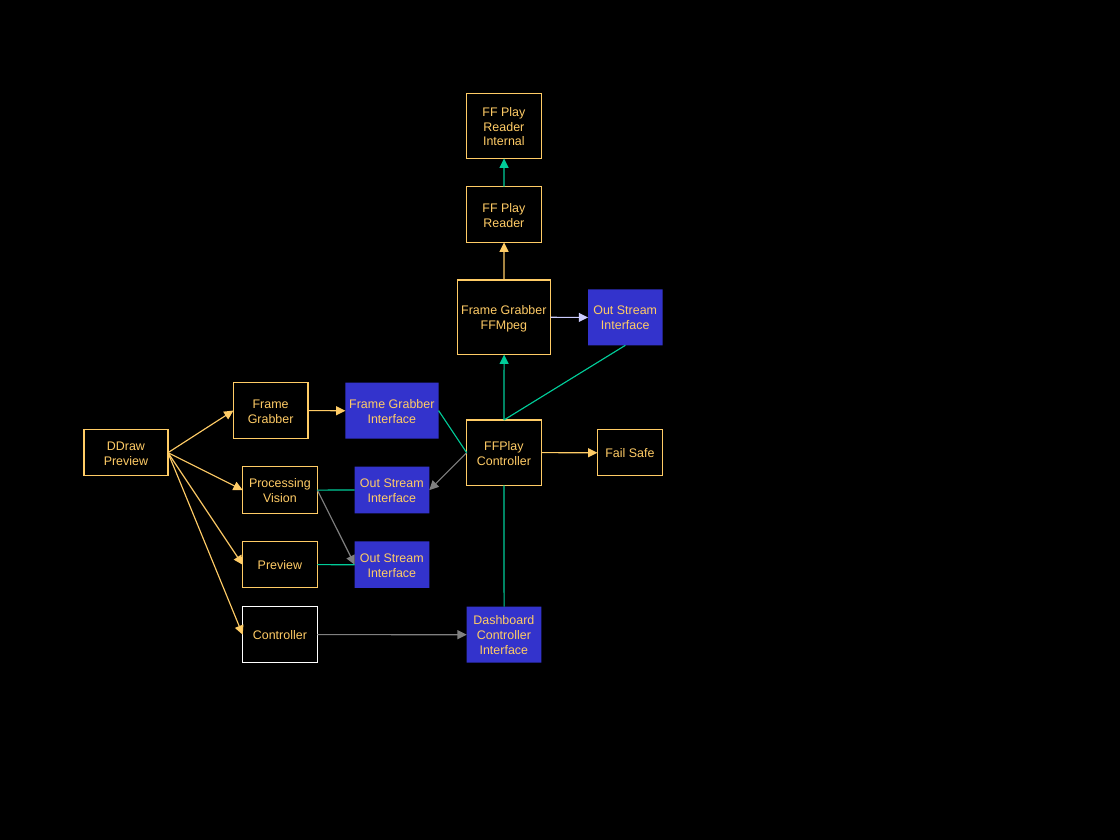
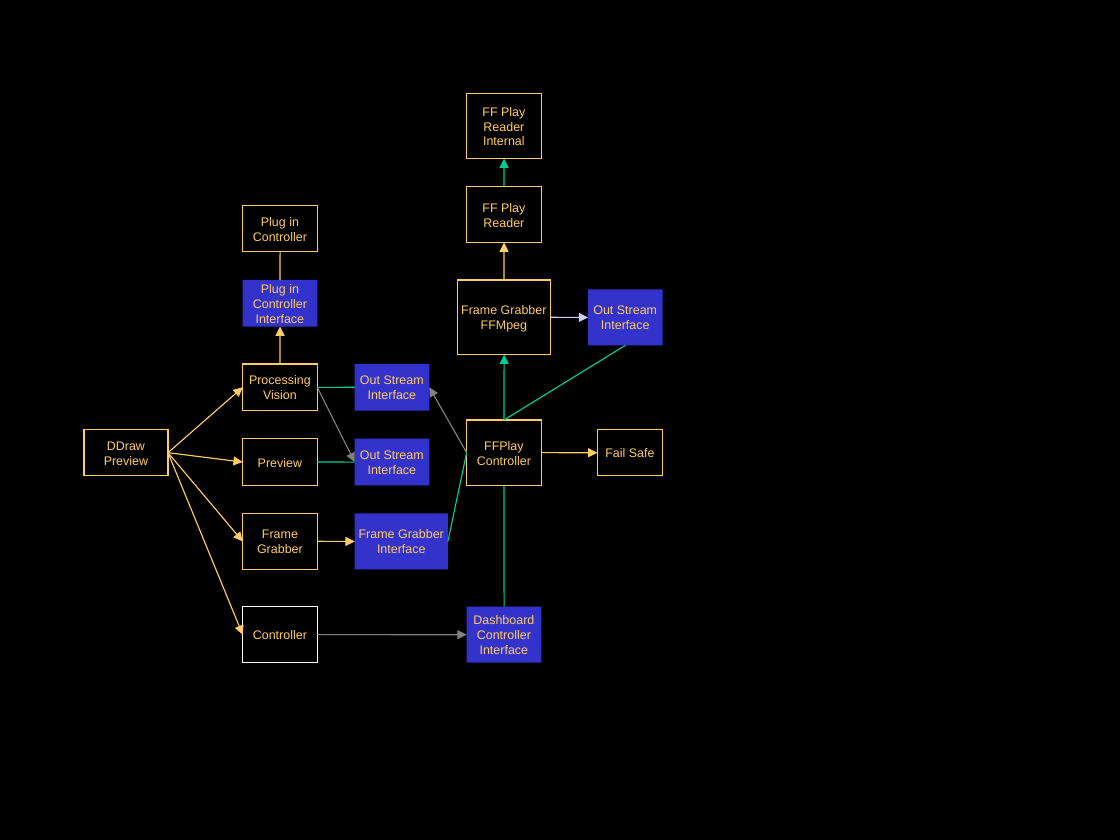
Before and after one commit to mehome/Legacy3481, a slide deck: slide 1 of NewTek_Dashboard/Dashboard.ppt. Drawn at 1120x840 pixels with LibreOffice and Linux fonts; fonts in the diff are those of the drawing. Boxes give left, top, right and bottom in pixels: in the first picture for what was removed or moved away, otherwise in the second. Text is boxed around its words. In the diff, an @@ line names an element or a change of style, - is before the commit and + after.

Commit message:
Added the plugin controller interface

```diff
--- a/NewTek_Dashboard/Dashboard.ppt
+++ b/NewTek_Dashboard/Dashboard.ppt
@@ rectangle added at <box>243,205,318,252</box>, outline #FFCC66 0.74 pt, 8 pt, text #FFCC66 @@
+Plug in
+Controller
@@ line added from (280, 280) to (280, 252), #FFCC66 0.74 pt @@
@@ rectangle added at <box>243,280,318,327</box>, fill #3333CC, 8 pt, text #FFCC66 @@
+Plug in
+Controller
+Interface
@@ arrow added from (280, 364) to (280, 327), #FFCC66 0.74 pt @@
@@ arrow moved from (168, 452) - (243, 491) to (168, 452) - (243, 388) @@
@@ 2 rectangles, 1 arrow, 1 line: place and size @@
-2 rectangles, 1 arrow, 1 line at <box>243,489,430,588</box>
+2 rectangles, 1 arrow, 1 line at <box>243,388,430,486</box>
@@ arrow moved from (467, 452) - (429, 491) to (467, 452) - (429, 388) @@
@@ arrow moved from (168, 452) - (233, 411) to (168, 452) - (243, 541) @@
@@ arrow moved from (168, 452) - (243, 564) to (168, 452) - (243, 463) @@
@@ 2 rectangles, 1 line: place and size @@
-2 rectangles, 1 line at <box>243,467,430,564</box>
+2 rectangles, 1 line at <box>243,364,430,463</box>
@@ line moved from (467, 452) - (439, 411) to (467, 452) - (448, 541) @@
@@ 2 rectangles, 1 arrow: place and size @@
-2 rectangles, 1 arrow at <box>233,383,438,439</box>
+2 rectangles, 1 arrow at <box>243,513,448,569</box>
```
